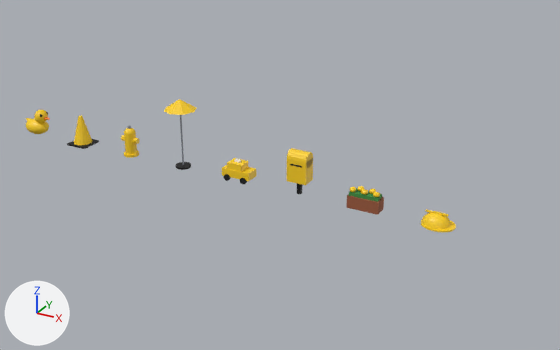
A saved change to the glTF model assets/props.glb.
Rendered twice from a 50 mm camera at (9.57, -8.87, 4.65) aimed at (4.61, 0.14, 0.15). The lights are fixed; the arrows at lower left show +X, +Y and +Z. The first picture is the older version.

Objects in the first picture: 'Canard', 'Leurre_BoiteAuxLettres', 'Leurre_BorneIncendie', 'Leurre_CasqueChantier', 'Leurre_Jardiniere', 'Leurre_Parasol', 'Leurre_Plot', 'Leurre_Taxi'.
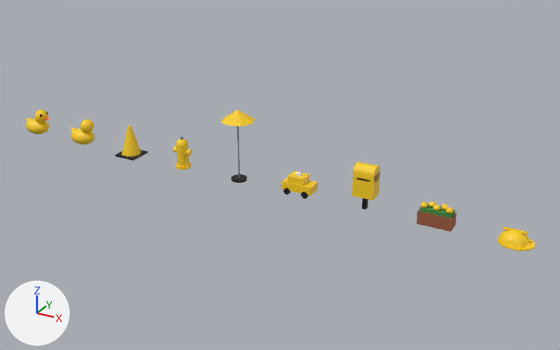
The edits, one by one:
Mesh me_canard_loin is new.
It has 245 vertices, 478 faces and spans x -0.242..0.23, y -0.16..0.16, z 0.0..0.44.
It uses material mat_mat_jaune (yellow #ffd21e).
Object 'Leurre_BoiteAuxLettres' (ob_leurre_boiteauxlettres) moves from (5.0, 0.0, 0.0) to (6.0, 0.0, 0.0).
Object 'Leurre_BorneIncendie' (ob_leurre_borneincendie) moves from (2.0, 0.0, 0.0) to (3.0, 0.0, 0.0).
Object 'Leurre_CasqueChantier' (ob_leurre_casquechantier) moves from (7.0, 0.0, 0.0) to (8.0, 0.0, 0.0).
Object 'Leurre_Jardiniere' (ob_leurre_jardiniere) moves from (6.0, 0.0, 0.0) to (7.0, 0.0, 0.0).
Object 'Leurre_Parasol' (ob_leurre_parasol) moves from (3.0, 0.0, 0.0) to (4.0, 0.0, 0.0).
Object 'Leurre_Plot' (ob_leurre_plot) moves from (1.0, 0.0, 0.0) to (2.0, 0.0, 0.0).
Object 'Leurre_Taxi' (ob_leurre_taxi) moves from (4.0, 0.0, 0.0) to (5.0, 0.0, 0.0).
Object 'Canard_Loin' (ob_canard_loin) is new; it shows me_canard_loin.
Its location is (1.0, 0.0, 0.0).

Where the change shows, as pixel boxes (x1, y1, x2, y2) in the pictures (560 x 350 px):
'Leurre_BoiteAuxLettres', moved: before (287, 148, 313, 194); after (352, 162, 380, 210)
'Leurre_Jardiniere', moved: before (346, 186, 384, 215); after (416, 201, 457, 232)
'Leurre_Taxi', moved: before (222, 158, 256, 184); after (282, 171, 318, 199)
'Leurre_CasqueChantier', moved: before (421, 209, 456, 232); after (497, 226, 535, 251)
'Leurre_Parasol', moved: before (164, 99, 197, 170); after (221, 110, 255, 183)
'Leurre_Plot', moved: before (67, 115, 99, 149); after (115, 126, 148, 161)
'Leurre_BorneIncendie', moved: before (121, 125, 140, 158); after (173, 136, 192, 170)
'Canard_Loin', added (yellow): after (70, 119, 95, 145)
